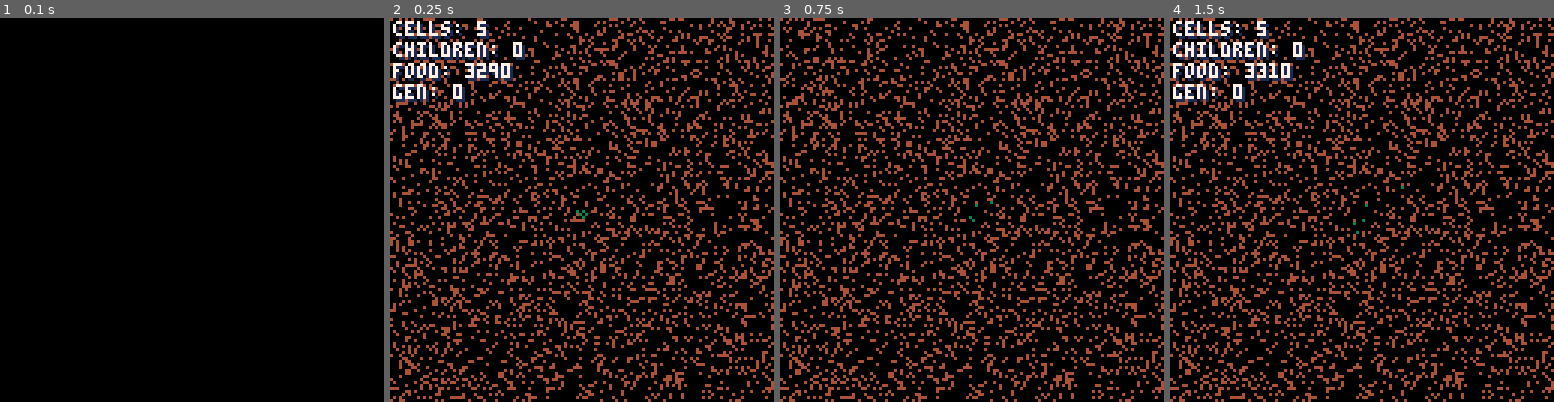
Above: before the commit, frames 1-4 (left to right).
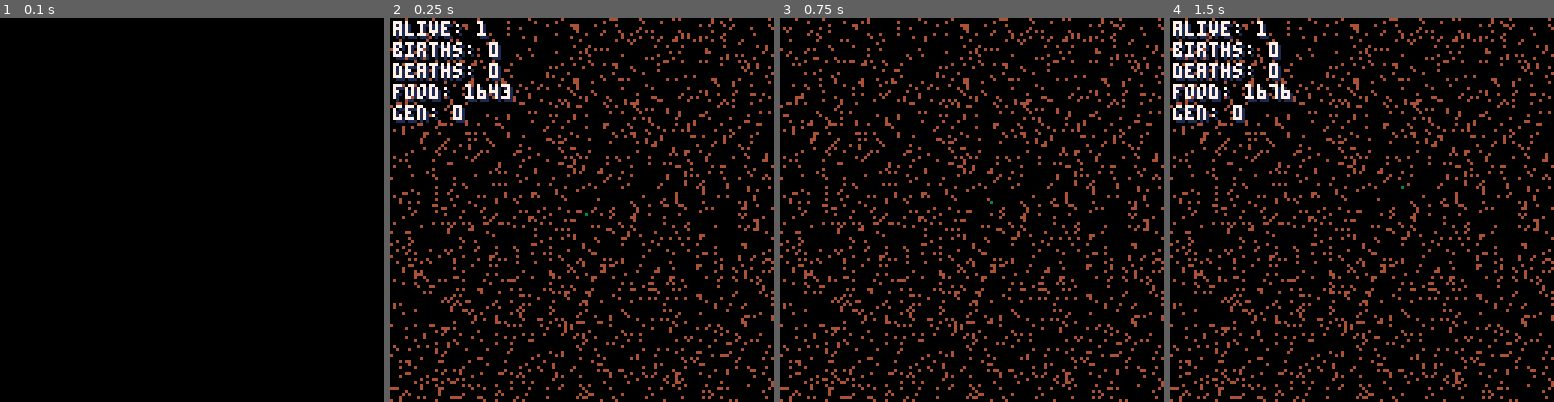
Above: after the commit, the same moments.

Repository: lewsid/petri
Game: PICO-8 cartridge petri.p8
The game is run twice, just before and just after one commit, with the same random seed, the same clock (stepped at 60 frames per second) and the same inputs.
Inputs:
- Up to frame 1 (0.1 s): no input
- Up to frame 2 (0.25 s): no input
- Up to frame 3 (0.75 s): tap X (X key) at 0.33 s
- Up to frame 4 (1.5 s): tap X (X key) at 1.07 s

Frame 1 is identical in both runs. In frame 2, 13% of the frame differs, in the area x 0-100%, y 0-100%; in frame 3, 10%; in frame 4, 13%.

Commit message:
tinkering

Diff:
--- a/petri.p8
+++ b/petri.p8
@@ -4,7 +4,7 @@
 -- cells
 -- by lewsidboi/smolboigames, 2020
 
-version="a.0.6"
+version="a.0.7"
 
 --game parameters
 cells={}
@@ -13,19 +13,20 @@
 upkeep={frames=0,seconds=0}
 
 config={
-	food_sparsity=5,--higher=less
-	food_rate=1,--higher=slower
-	spawn_count=5,
-	border=0,
-	mutation_rate=5,
-	start_move_count=20,
-	max_moves=200,
-	food_col=4,
-	show_ui=true
+	food_sparsity=10,	--higher=less
+	food_rate=1,		--higher=slower
+	spawn_count=1,		--initial number of cells
+	border=0,			--trap them in if you want
+	mutation_rate=2, 	--higher=more mutations per birth
+	start_move_count=20,--base number of moves per cell
+	max_moves=60,		--max number of moves stored in DNA
+	food_col=4,			--color of food
+	show_ui=true		--show stats
 }
 
 stats={
 	births=0,
+	deaths=0,
 	generation=0,
 	food_count=0
 }
@@ -112,9 +113,14 @@
 		cell["dna"]=copy(parent["dna"])
 
 		--add pattern mutation(s)
-		for i=0,config.mutation_rate do
+		for i=1,config.mutation_rate do
 			if(#cell["dna"]["pattern"]+1<config.max_moves) then
 				cell["dna"]["pattern"][#cell["dna"]["pattern"]+1]=flr(rnd(4))+1
+			else
+				--max moves was reached, randomly replace an existing one
+				--this prevents eventual out-of-memory issues
+				local slot = rnd(#cell["dna"]["pattern"])+1;
+				cell["dna"]["pattern"][slot]=flr(rnd(4))+1
 			end
 		end
 
@@ -130,8 +136,8 @@
 		printh(output)
 	else
 		--set random attributes
-		cell["dna"]["speed"]=flr(rnd(4))
-		cell["dna"]["heartiness"]=flr(rnd(4))
+		cell["dna"]["agility"]=flr(rnd(4))+1
+		cell["dna"]["heartiness"]=flr(rnd(4))+1
 		cell["dna"]["pattern"]={}
 
 		for i=1,config.start_move_count do
@@ -165,12 +171,15 @@
 	if(cell.state=="dead") then
 		del(cells,cell)
 
+		--death sound
+		sfx(1)
+
 		--turn it into food
 		food[cell.x][cell.y]=1
 		stats.food_count+=1
 
-		--death sound
-		--sfx(1)
+		--count it
+		stats.deaths+=1
 
 		return false
 	end
@@ -276,17 +285,20 @@
 end
 
 function draw_ui()
-	print("cells: "..#cells,2,2,1)
-	print("cells: "..#cells,1,1,7)
-
-	print("children: "..stats.births,2,9,1)
-	print("children: "..stats.births,1,8,7)
-
-	print("food: "..stats.food_count,2,16,1)
-	print("food: "..stats.food_count,1,15,7)
-
-	print("gen: "..stats.generation,2,23,1)
-	print("gen: "..stats.generation,1,22,7)
+	print("alive: "..#cells,2,2,1)
+	print("alive: "..#cells,1,1,7)
+
+	print("births: "..stats.births,2,9,1)
+	print("births: "..stats.births,1,8,7)
+
+	print("deaths: "..stats.deaths,2,16,1)
+	print("deaths: "..stats.deaths,1,15,7)
+
+	print("food: "..stats.food_count,2,23,1)
+	print("food: "..stats.food_count,1,22,7)
+
+	print("gen: "..stats.generation,2,30,1)
+	print("gen: "..stats.generation,1,29,7)
 end
 
 function draw_cell(cell)
Not shown, changed: the sound effects (__sfx__) section of petri.p8
